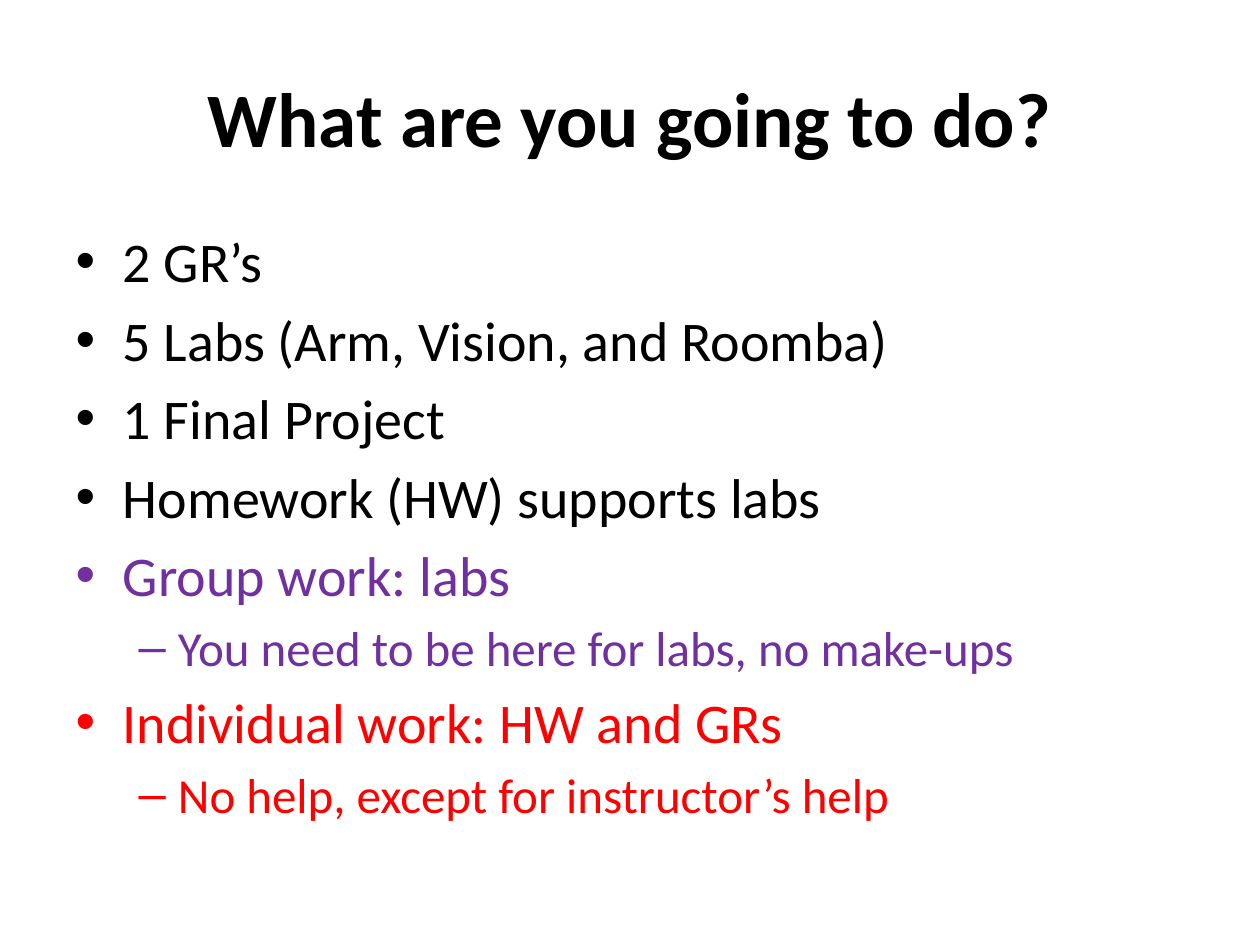
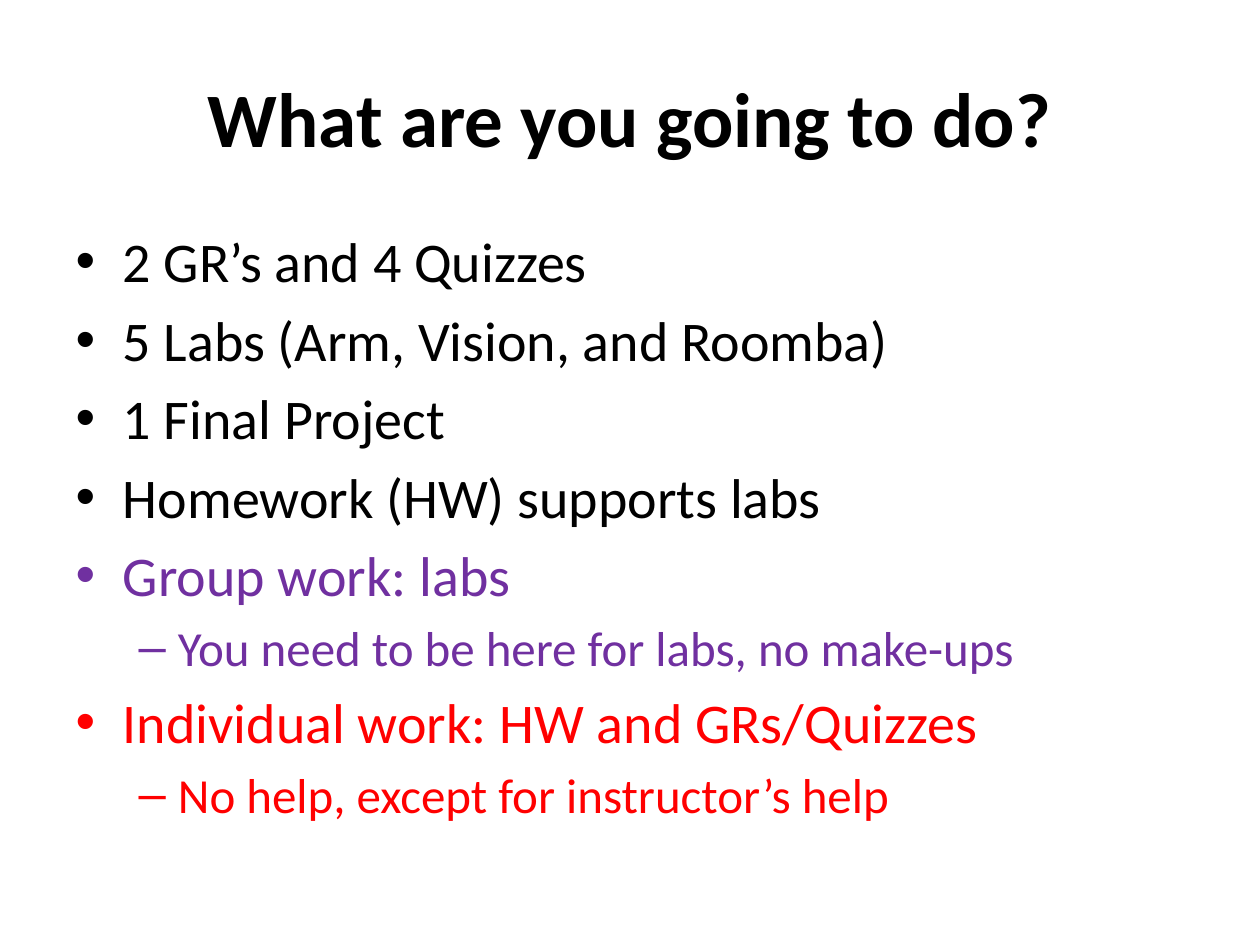
Before and after one commit to MarsUniversity/ece387-robotics, a slide deck: slide 6 of website/block_1_basics/lsn1/lsn1.pptx. Drawn at 1260x945 pixels with LibreOffice and Linux fonts; fonts in the diff are those of the drawing. Boxes give left, top, right and bottom in pixels: in the first picture for what was removed or moved away, otherwise in the second. Text is boxed around its words. In the diff, an @@ line names an element or a change of style, - is before the commit and + after.

```diff
--- a/website/block_1_basics/lsn1/lsn1.pptx
+++ b/website/block_1_basics/lsn1/lsn1.pptx
@@ text at bbox=[123, 242, 587, 290]: text changed @@
-• 2 GR’s
+• 2 GR’s and 4 Quizzes
@@ text at bbox=[123, 704, 977, 751]: text changed @@
-• Individual work: HW and GRs
+• Individual work: HW and GRs/Quizzes
```
Also in this commit, not shown: 2 other slides changed, 1 slide added, 21 other files.
